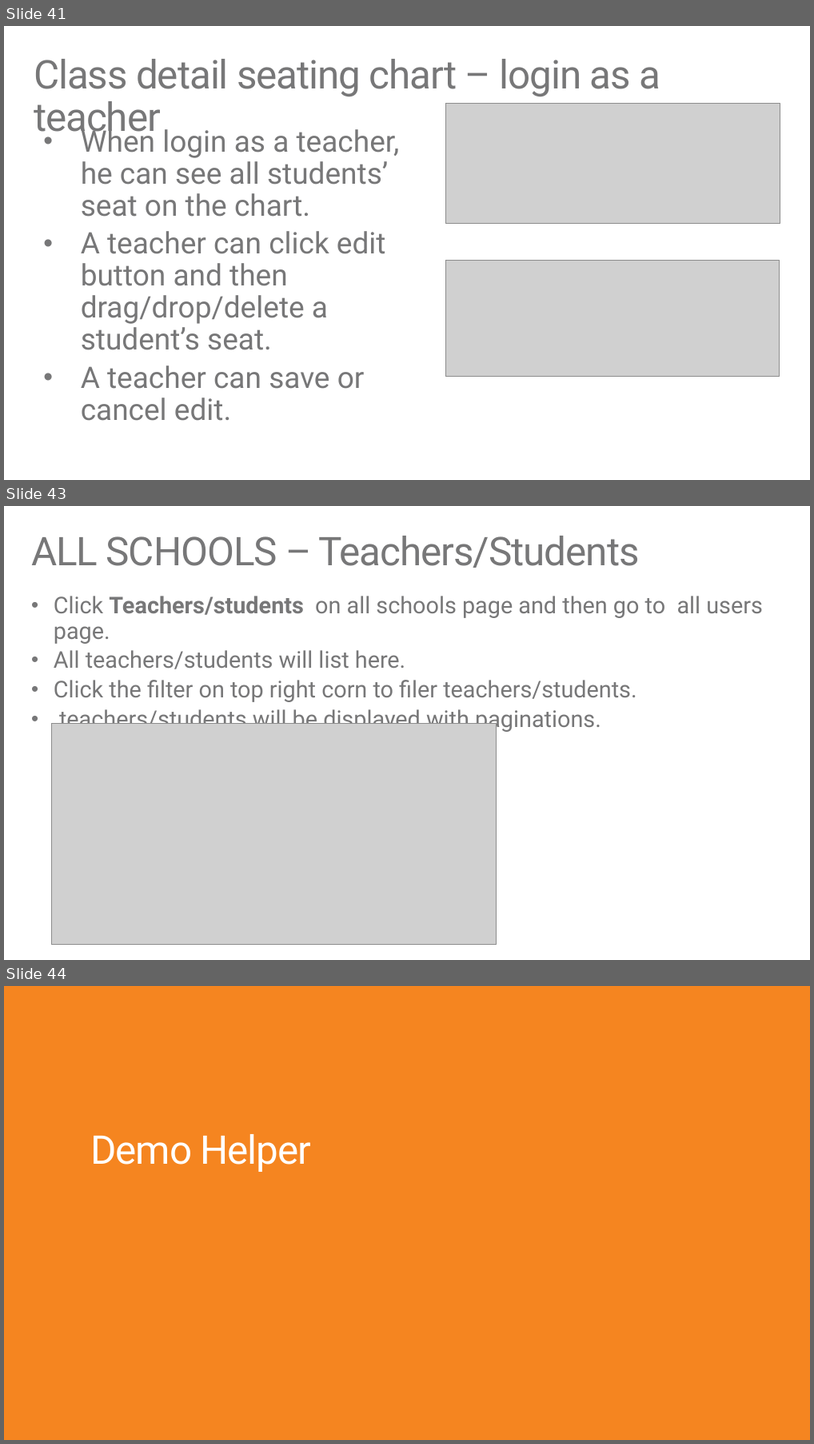
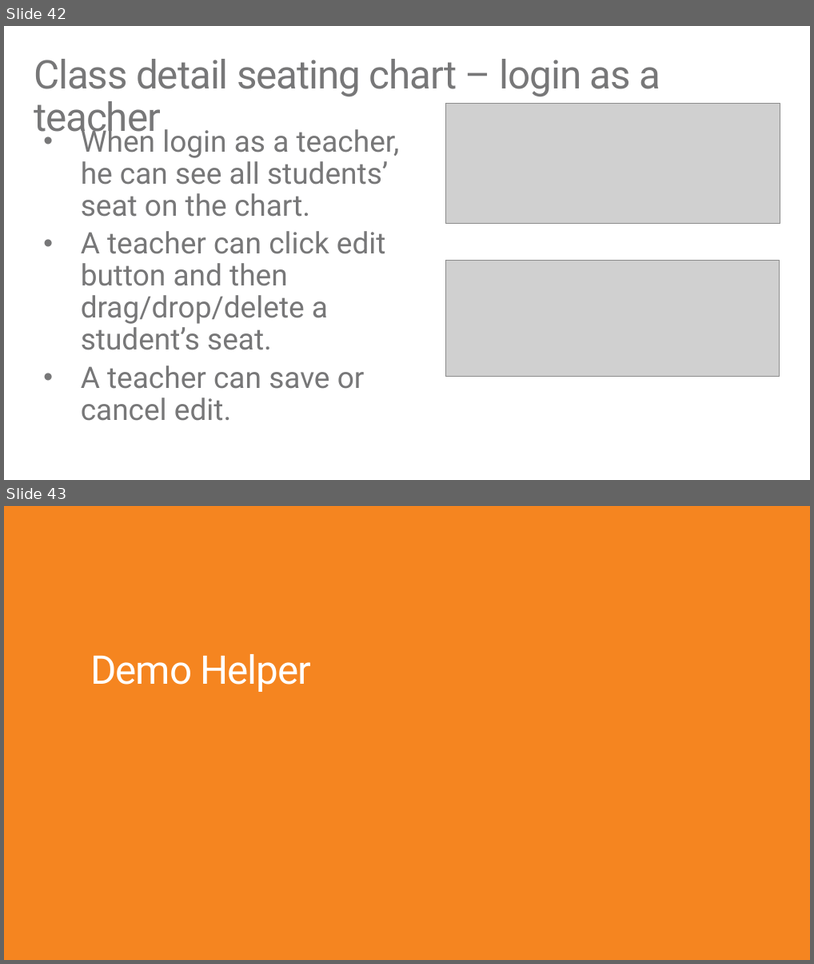
Before and after one commit to TylerLu/EDUGraphAPI, a slide deck: EDU GRAPH-API Demo Script.pptx. Shown one above the other, each under a label of ours: slides 41, 43 and 44 before the commit, slides 42 and 43 after it; the slides between them are not shown. The pictures are 814x1444 and 814x964 pixels, drawn with LibreOffice and Linux fonts; fonts in the diff are those of the drawing; grey boxes stand for pictures. Boxes give left, top, right and bottom in pixels: in the first picture for what was removed or moved away, otherwise in the second. Text is boxed around its words. In the diff, an @@ line names an element or a change of style, - is before the commit and + after.

```diff
--- a/EDU GRAPH-API Demo Script.pptx
+++ b/EDU GRAPH-API Demo Script.pptx
@@ slide 43 removed at <box>4,506,810,960</box>, background #FFFFFF @@
@@ title removed at <box>31,536,640,568</box> @@
-ALL SCHOOLS – Teachers/Students
@@ text removed at <box>54,596,763,733</box> @@
-• Click Teachers/students on all schools page and then go to all users page.
-• All teachers/students will list here.
-• Click the filter on top right corn to filer teachers/students.
-• teachers/students will be displayed with paginations.
@@ picture removed at <box>51,723,497,944</box> @@
@@ what was slide 41 is now slide 42 @@
@@ what was slide 44 is now slide 43 @@
```
Also in this commit, not shown: 6 slides changed, 1 slide added, 1 other slide removed, 7 other files.
